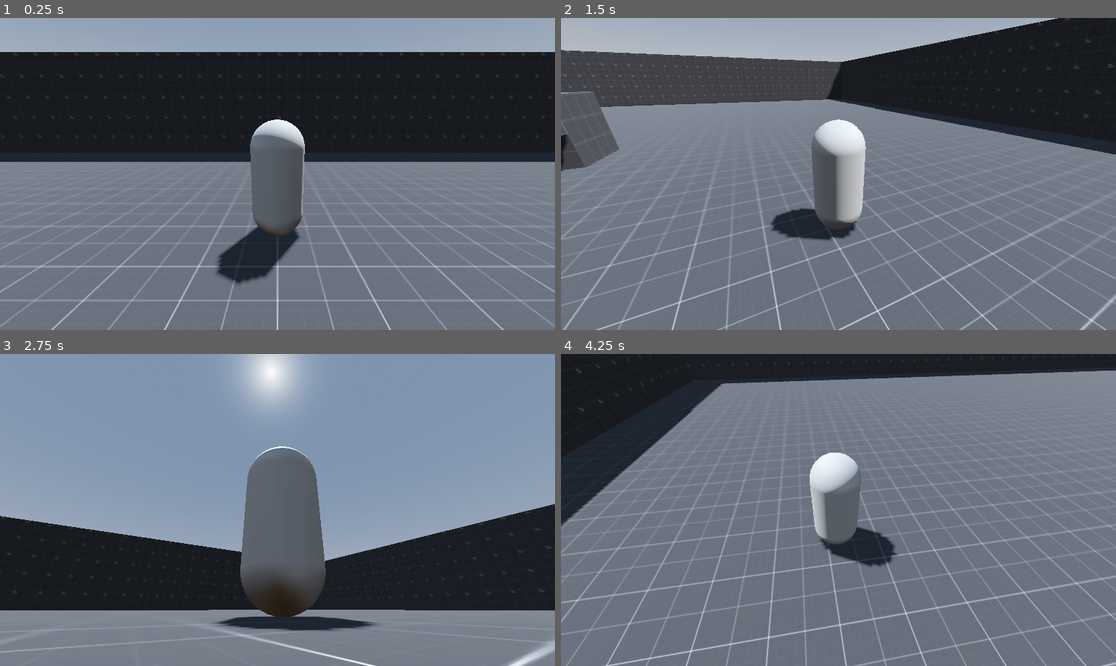
Above: before the commit, frames 1-4 (two rows, left to right).
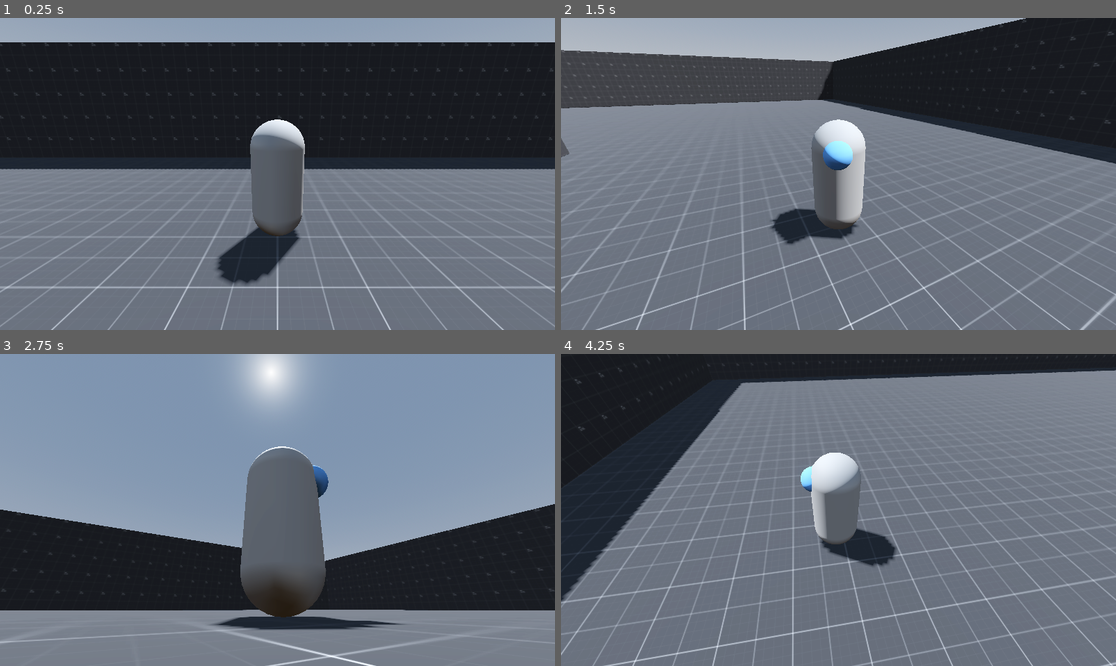
Above: after the commit, the same moments.

Repository: Zokerus/Tamera-Prototype
Game: Godot game, scene res://main.tscn
Two runs of this game, one before a commit and one after it. Both use one fixed random seed, a clock stepped at 60 frames per second and the inputs below.
Inputs (mouse positions are in pixels of both pictures, inside the frame that each line leads up to):
- Up to frame 1 (0.25 s): no input
- Up to frame 2 (1.5 s): tap Enter (ui_accept) at 0.5, 0.77 s; move the mouse to (960, 158) at 0.52 s; hold D (Right) 0.53-1.28 s; move the mouse to (727, 189) at 1.27 s; hold S (Backward) from 1.28 s (still down)
- Up to frame 3 (2.75 s): tap Enter (ui_accept) at 1.52 s; move the mouse to (333, 441) at 2.02 s; release S (Backward) at 2.03 s; hold D (Right) from 2.03 s (still down)
- Up to frame 4 (4.25 s): move the mouse to (810, 572) at 2.77 s; release D (Right) at 2.78 s; hold W (Forward) 2.78-3.53 s; tap Enter (ui_accept) at 3.02, 3.77 s; move the mouse to (1005, 556) at 3.52 s; hold A (Left) from 3.53 s (still down)

The runs differ from the first frame. In frame 1, 7.6% of the frame differs, in the area x 0-100%, y 7-91%; in frame 2, 6.9%; in frame 3, 2.0%; in frame 4, 8.6%, in the area x 0-100%, y 1-100%.

Commit message:
add player controller and direction indication

Diff:
--- a/Character/Camera/camera_controller.gd
+++ b/Character/Camera/camera_controller.gd
@@ -9,11 +9,7 @@
 
 # Called when the node enters the scene tree for the first time.
 func _ready() -> void:
-	pass # Replace with function body.
-
-# Called every frame. 'delta' is the elapsed time since the previous frame.
-func _process(delta: float) -> void:
-	pass
+	Input.set_mouse_mode(Input.MOUSE_MODE_CAPTURED)
 
 func _unhandled_input(event: InputEvent) -> void:
 	if event is InputEventMouseMotion:
--- a/Character/Player/player.tscn
+++ b/Character/Player/player.tscn
@@ -1,10 +1,18 @@
-[gd_scene load_steps=4 format=3 uid="uid://cilxb6fmta7wx"]
+[gd_scene load_steps=6 format=3 uid="uid://cilxb6fmta7wx"]
 
 [ext_resource type="Script" path="res://Character/Player/player.gd" id="1_muiia"]
 
 [sub_resource type="CapsuleMesh" id="CapsuleMesh_5tr5d"]
 radius = 0.4
 height = 1.8
+
+[sub_resource type="StandardMaterial3D" id="StandardMaterial3D_lcypa"]
+albedo_color = Color(0.364706, 0.6, 0.886275, 1)
+
+[sub_resource type="SphereMesh" id="SphereMesh_rbxyy"]
+material = SubResource("StandardMaterial3D_lcypa")
+radius = 0.2
+height = 0.4
 
 [sub_resource type="CapsuleShape3D" id="CapsuleShape3D_eub8c"]
 radius = 0.4
@@ -19,6 +27,11 @@
 transform = Transform3D(1, 0, 0, 0, 1, 0, 0, 0, 1, 0, 0.9, 0)
 mesh = SubResource("CapsuleMesh_5tr5d")
 
+[node name="MeshInstance3D2" type="MeshInstance3D" parent="MeshInstance3D"]
+transform = Transform3D(1, 0, 0, 0, 1, 0, 0, 0, 1, 0, 0.496454, -0.338536)
+mesh = SubResource("SphereMesh_rbxyy")
+skeleton = NodePath("../..")
+
 [node name="CollisionShape3D" type="CollisionShape3D" parent="."]
 transform = Transform3D(1, 0, 0, 0, 1, 0, 0, 0, 1, 0, 0.9, 0)
 shape = SubResource("CapsuleShape3D_eub8c")
--- /dev/null
+++ b/Character/PlayerController/player_controller.tscn
@@ -0,0 +1,13 @@
+[gd_scene load_steps=3 format=3 uid="uid://b7v4pyujkkf77"]
+
+[ext_resource type="PackedScene" uid="uid://cilxb6fmta7wx" path="res://Character/Player/player.tscn" id="1_xph5g"]
+[ext_resource type="PackedScene" uid="uid://4nfhnsh216u2" path="res://Character/Camera/camera_controller.tscn" id="2_58fye"]
+
+[node name="PlayerController" type="Node3D"]
+
+[node name="Player" parent="." node_paths=PackedStringArray("mainCamera") instance=ExtResource("1_xph5g")]
+mainCamera = NodePath("../CameraController")
+
+[node name="CameraController" parent="." instance=ExtResource("2_58fye")]
+
+[node name="CanvasLayer" type="CanvasLayer" parent="."]
--- a/main.tscn
+++ b/main.tscn
@@ -1,18 +1,13 @@
-[gd_scene load_steps=5 format=3 uid="uid://dhm0d6eaxflxu"]
+[gd_scene load_steps=4 format=3 uid="uid://dhm0d6eaxflxu"]
 
 [ext_resource type="Script" path="res://main.gd" id="1_3jp1m"]
 [ext_resource type="PackedScene" uid="uid://cosl2a43d1r4l" path="res://World/Test/test_world.tscn" id="1_41u7l"]
-[ext_resource type="PackedScene" uid="uid://cilxb6fmta7wx" path="res://Character/Player/player.tscn" id="2_id4tg"]
-[ext_resource type="PackedScene" uid="uid://4nfhnsh216u2" path="res://Character/Camera/camera_controller.tscn" id="3_gou1f"]
+[ext_resource type="PackedScene" uid="uid://b7v4pyujkkf77" path="res://Character/PlayerController/player_controller.tscn" id="3_ys4vi"]
 
 [node name="Main" type="Node"]
 script = ExtResource("1_3jp1m")
 
 [node name="Test World" parent="." instance=ExtResource("1_41u7l")]
 
-[node name="Player" parent="." node_paths=PackedStringArray("mainCamera") instance=ExtResource("2_id4tg")]
-transform = Transform3D(1, 0, 0, 0, 1, 0, 0, 0, 1, 0, 0, -16.8153)
-mainCamera = NodePath("../CameraController")
-
-[node name="CameraController" parent="." instance=ExtResource("3_gou1f")]
-transform = Transform3D(1, 0, 0, 0, 1, 0, 0, 0, 1, 0, 0, -16.8153)
+[node name="PlayerController" parent="." instance=ExtResource("3_ys4vi")]
+transform = Transform3D(1, 0, 0, 0, 1, 0, 0, 0, 1, 0, 0, -18.1455)
